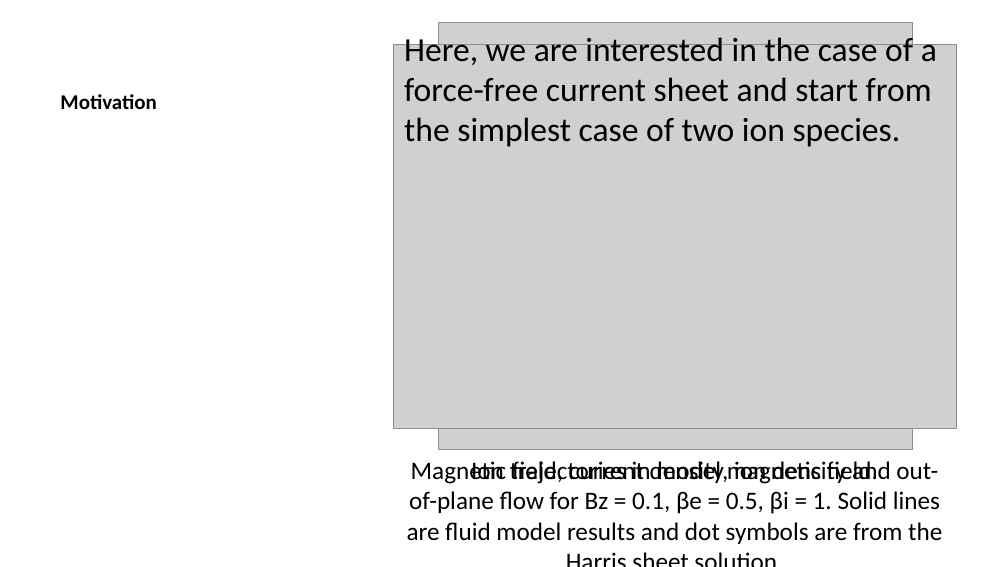
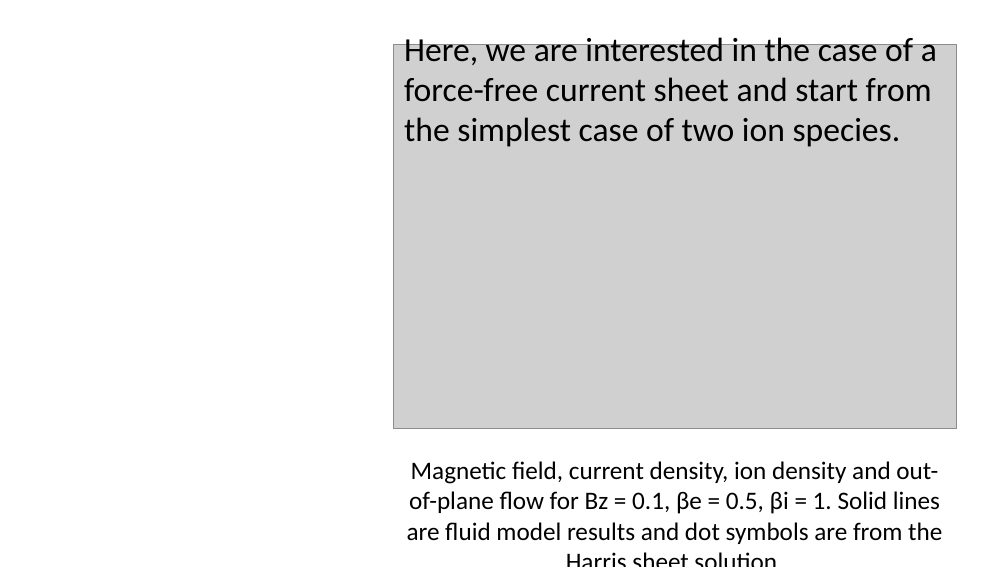
Before and after one commit to Beforerr/cs_theory, a slide deck: slide 6 of index.pptx (slide 2 before the commit). Drawn at 1008x567 pixels with LibreOffice and Linux fonts; fonts in the diff are those of the drawing; grey boxes stand for pictures. Boxes give left, top, right and bottom in pixels: in the first picture for what was removed or moved away, otherwise in the second. Text is boxed around its words. In the diff, an @@ line names an element or a change of style, - is before the commit and + after.

```diff
--- a/index.pptx
+++ b/index.pptx
@@ picture removed at box(438, 22, 913, 450) @@
@@ title removed at box(60, 94, 156, 109) @@
-Motivation
@@ text removed at box(471, 461, 878, 484) @@
-Ion trajectories in model magnetic field.
```
Also in this commit, not shown: 3 other slides changed, 12 slides added, 1 slide removed, 30 other files.
